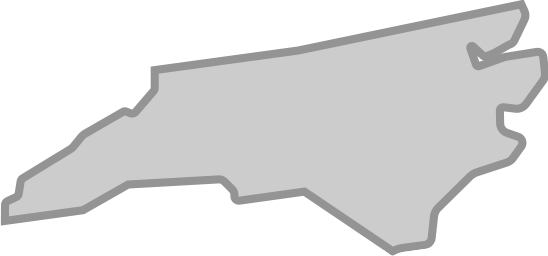
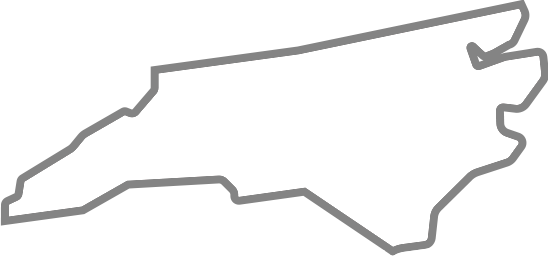
Layer changes from the first 548 x 256 image to the second:
pixels changed over bbox(1, 0, 548, 256) (layer not identified)
